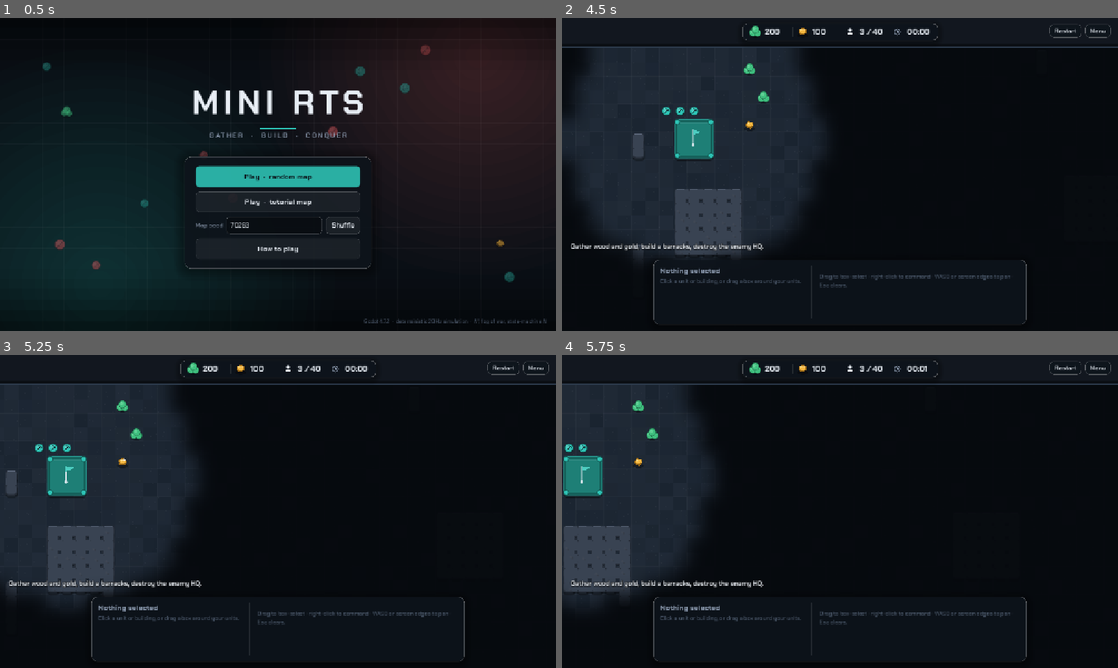
Above: before the commit, frames 1-4 (two rows, left to right).
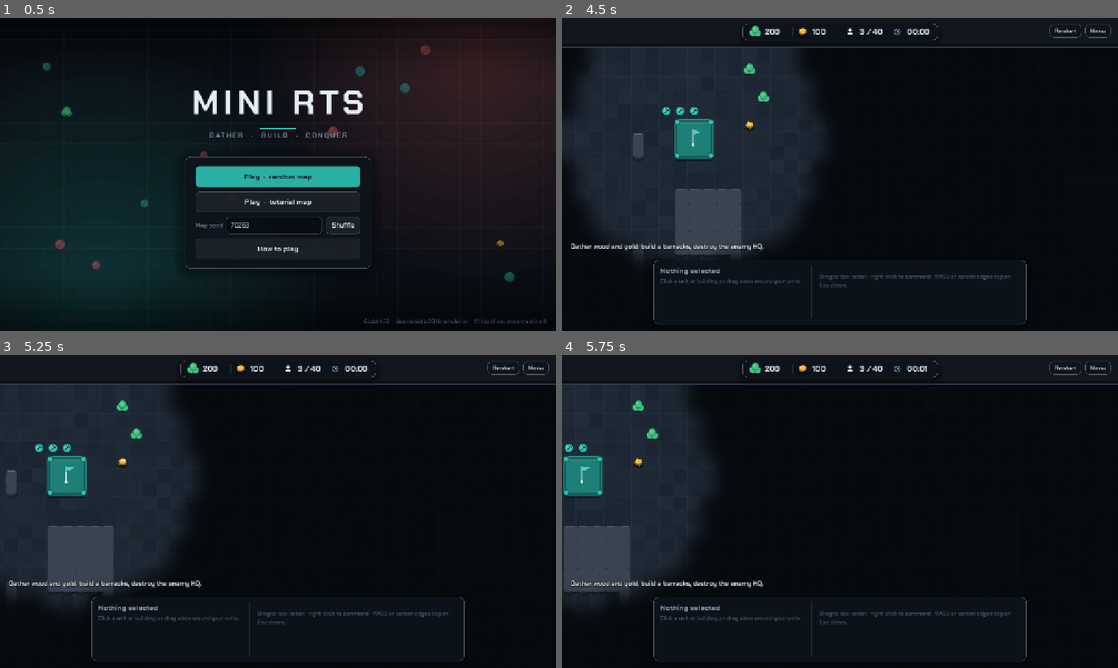
Above: after the commit, the same moments.

Repository: abhiramreddypasam18243-lab/mini-rts
Game: Godot game, scene res://scenes/main.tscn
Same seed, same stepped clock (60 frames per second), same inputs: the game is played once before the commit and once after it.
Inputs (mouse positions are in pixels of both pictures, inside the frame that each line leads up to):
- Up to frame 1 (0.5 s): no input
- Up to frame 2 (4.5 s): click "Play · random map" at 0.5 s; click "Restart" at 1.25 s; click "Restart" at 2 s; click "Restart" at 2.75 s; click "Menu" at 3.5 s; click "Play · random map" at 4.25 s
- Up to frame 3 (5.25 s): tap A at 5 s; move the mouse to (400, 495) at 5.02 s; hold D from 5.03 s (still down); hold Shift from 5.03 s (still down); click (400, 495) at 5.17 s
- Up to frame 4 (5.75 s): keep holding D; keep holding Shift

Frame 1 is identical in both runs. In frame 2, 0.1% of the frame differs, in the area x 22-31%, y 57-73%; in frame 3, 0.1%; in frame 4, 0.1%.

Commit message:
Fill rock corner gaps in solid blocks; seed option for ui_snapshot
Co-Authored-By: Claude Opus 5.5 <noreply@anthropic.com>
Claude-Session: https://claude.ai/code/session_01VL5or8vBSK5wV3AmG1q2zT

Diff:
--- a/scripts/ui/terrain_layer.gd
+++ b/scripts/ui/terrain_layer.gd
@@ -60,6 +60,8 @@
 				var r: Rect2 = Rect2(Vector2(x, y) * C, Vector2(C, C)).grow(-inset)
 				var right: bool = x + 1 < map.width and not map.is_walkable(Vector2i(x + 1, y))
 				var down: bool = y + 1 < map.height and not map.is_walkable(Vector2i(x, y + 1))
+				# A solid 2 x 2 block: also fill the gap where the four cells meet.
+				var corner: bool = right and down and not map.is_walkable(Vector2i(x + 1, y + 1))
 				match pass_i:
 					0:
 						draw_style_box(shade, Rect2(r.position + Vector2(1, 5), r.size))
@@ -73,6 +75,8 @@
 							draw_rect(Rect2(r.end.x - 4, r.position.y, inset * 2 + 8, r.size.y), Palette.ROCK_DARK)
 						if down:
 							draw_rect(Rect2(r.position.x, r.end.y - 4, r.size.x, inset * 2 + 8), Palette.ROCK_DARK)
+						if corner:
+							draw_rect(Rect2(r.end - Vector2(4, 4), Vector2(inset * 2 + 8, inset * 2 + 8)), Palette.ROCK_DARK)
 					2:
 						var b: Rect2 = r.grow_individual(-1.5, -1.5, -1.5, -3.0)
 						draw_style_box(body, b)
@@ -80,6 +84,8 @@
 							draw_rect(Rect2(b.end.x - 4, b.position.y, inset * 2 + 8, b.size.y), Palette.ROCK)
 						if down:
 							draw_rect(Rect2(b.position.x, b.end.y - 4, b.size.x, inset * 2 + 9.5), Palette.ROCK)
+						if corner:
+							draw_rect(Rect2(b.end - Vector2(4, 4), Vector2(inset * 2 + 9.5, inset * 2 + 9.5)), Palette.ROCK)
 					3:
 						if y == 0 or map.is_walkable(Vector2i(x, y - 1)):
 							draw_line(r.position + Vector2(5, 2.5), Vector2(r.end.x - 5, r.position.y + 2.5), Palette.ROCK_LIGHT, 2.0, true)
--- a/tools/ui_snapshot.gd
+++ b/tools/ui_snapshot.gd
@@ -1,17 +1,20 @@
 ## Dev tool: renders staged game scenes and saves screenshots, to check the
 ## look of states that are hard to reach by hand (a battle, the end screen).
 ## Needs a display (not --headless):
-##   godot --rendering-driver opengl3 --script res://tools/ui_snapshot.gd -- <out_dir>
+##   godot --rendering-driver opengl3 --script res://tools/ui_snapshot.gd -- <out_dir> [seed]
 ## It sets up scenes through the simulation's own setup helpers, as the tests do.
 extends SceneTree
 
 var _out: String = "user://snapshots"
+var _seed: int = 79407
 
 
 func _initialize() -> void:
 	var args: PackedStringArray = OS.get_cmdline_user_args()
 	if args.size() > 0:
 		_out = args[0]
+	if args.size() > 1:
+		_seed = int(args[1])
 	DirAccess.make_dir_recursive_absolute(_out)
 	_run.call_deferred()
 
@@ -34,8 +37,9 @@
 	var main: Node = load("res://scenes/main.tscn").instantiate()
 	root.add_child(main)
 	await _frames(10)
-	main.start_match({"map": "generated", "seed": 79407})
+	main.start_match({"map": "generated", "seed": _seed})
 	await _frames(5)
+	await _shot("00_start_%d" % _seed)
 	var game: Game = main.game
 	var sim: Simulation = game.sim
 	# A skirmish next to the player's base.
